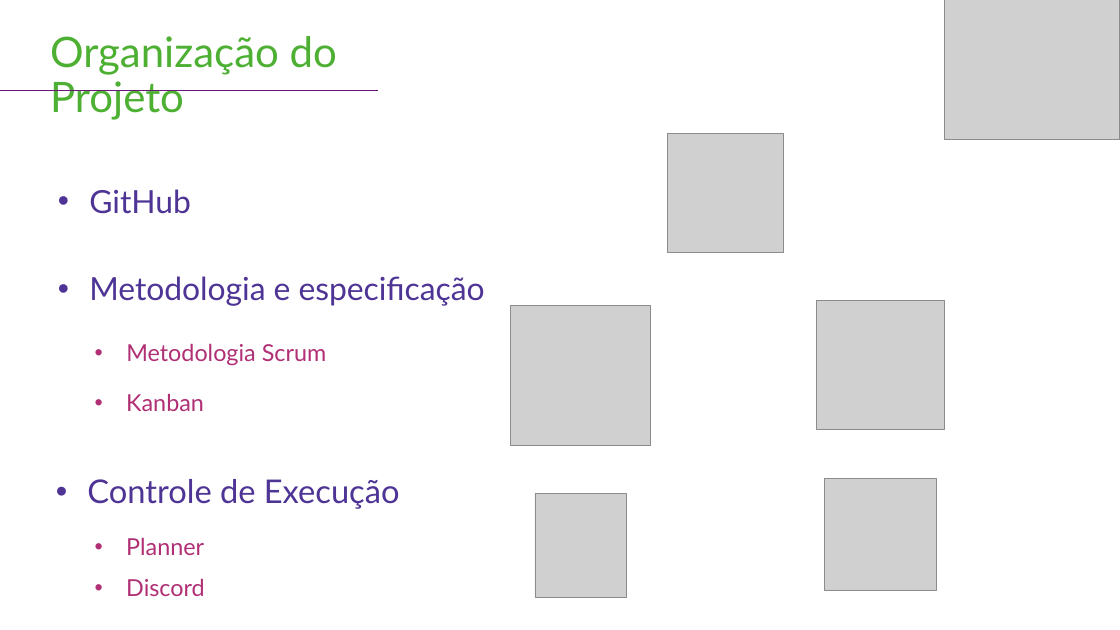
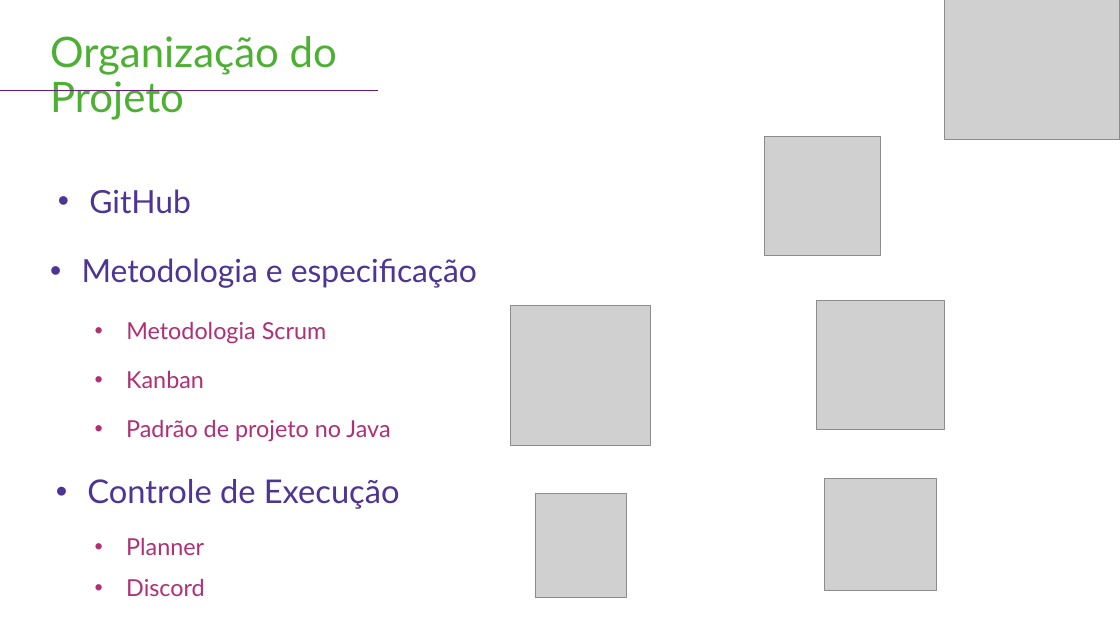
Before and after one commit to BandTec/alprime, a slide deck: slide 6 of documentacao/Apresentações/Sprint 3.pptx. Drawn at 1120x630 pixels with LibreOffice and Linux fonts; fonts in the diff are those of the drawing; grey boxes stand for pictures. Boxes give left, top, right and bottom in pixels: in the first picture for what was removed or moved away, otherwise in the second. Text is boxed around its words. In the diff, an @@ line names an element or a change of style, - is before the commit and + after.

Commit message:
Java com URL e mapa linhas e website com select e option

```diff
--- a/documentacao/Apresentações/Sprint 3.pptx
+++ b/documentacao/Apresentações/Sprint 3.pptx
@@ picture: place and size @@
-picture at <box>667,134,784,253</box>
+picture at <box>765,136,881,255</box>
@@ text "Metodologia e especificação": place and size @@
-text "Metodologia e especificação" at <box>89,276,485,306</box>
+text "Metodologia e especificação" at <box>82,258,477,288</box>
@@ text "Metodologia Scrum": place and size @@
-text "Metodologia Scrum" at <box>126,344,326,366</box>
+text "Metodologia Scrum" at <box>126,322,326,344</box>
@@ text "Kanban": place and size @@
-text "Kanban" at <box>126,394,204,411</box>
+text "Kanban" at <box>126,371,204,388</box>
@@ text added at <box>126,420,390,442</box>, 20 pt, text #B02F75 @@
+• Padrão de projeto no Java
```
Also in this commit, not shown: 26 other files.
